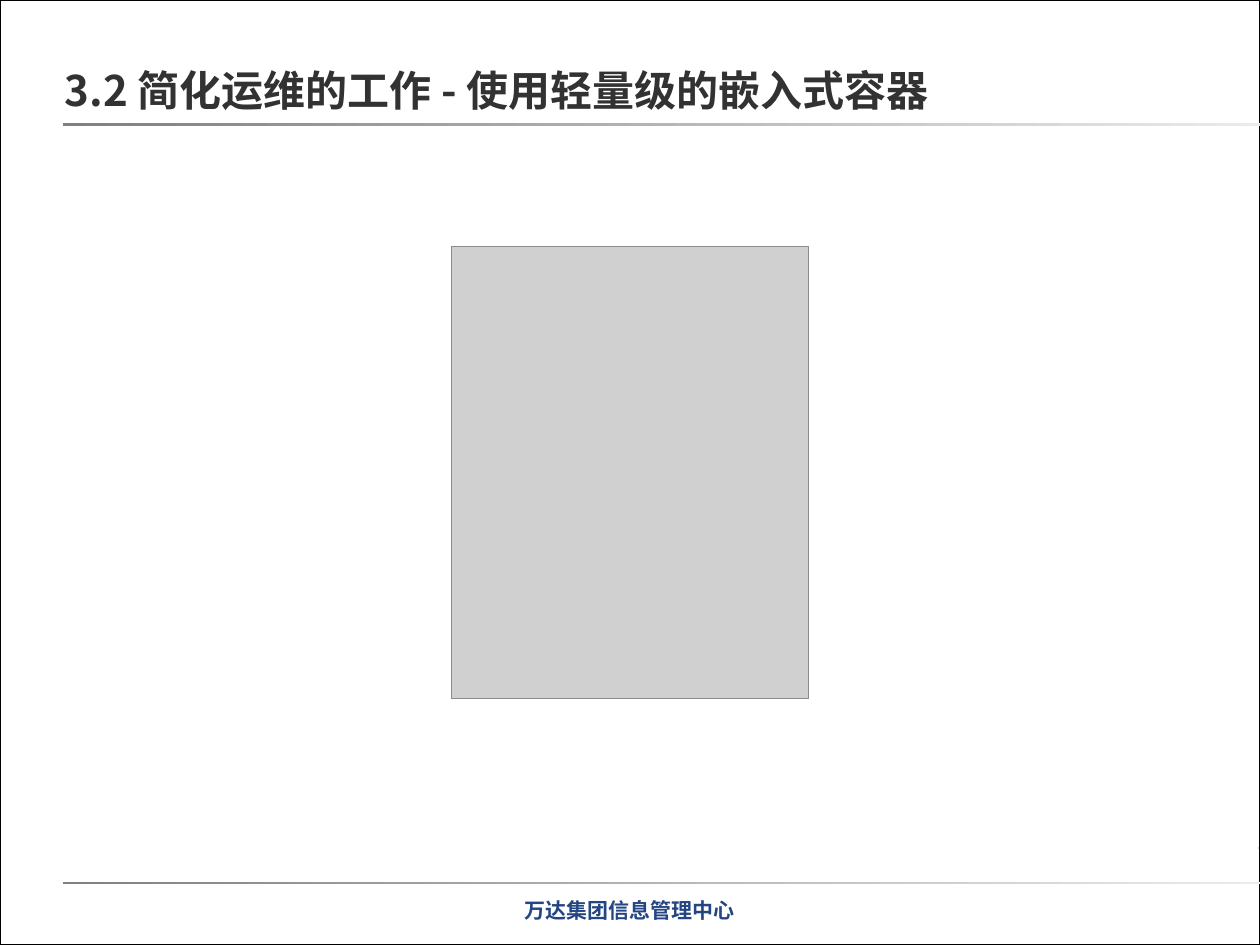
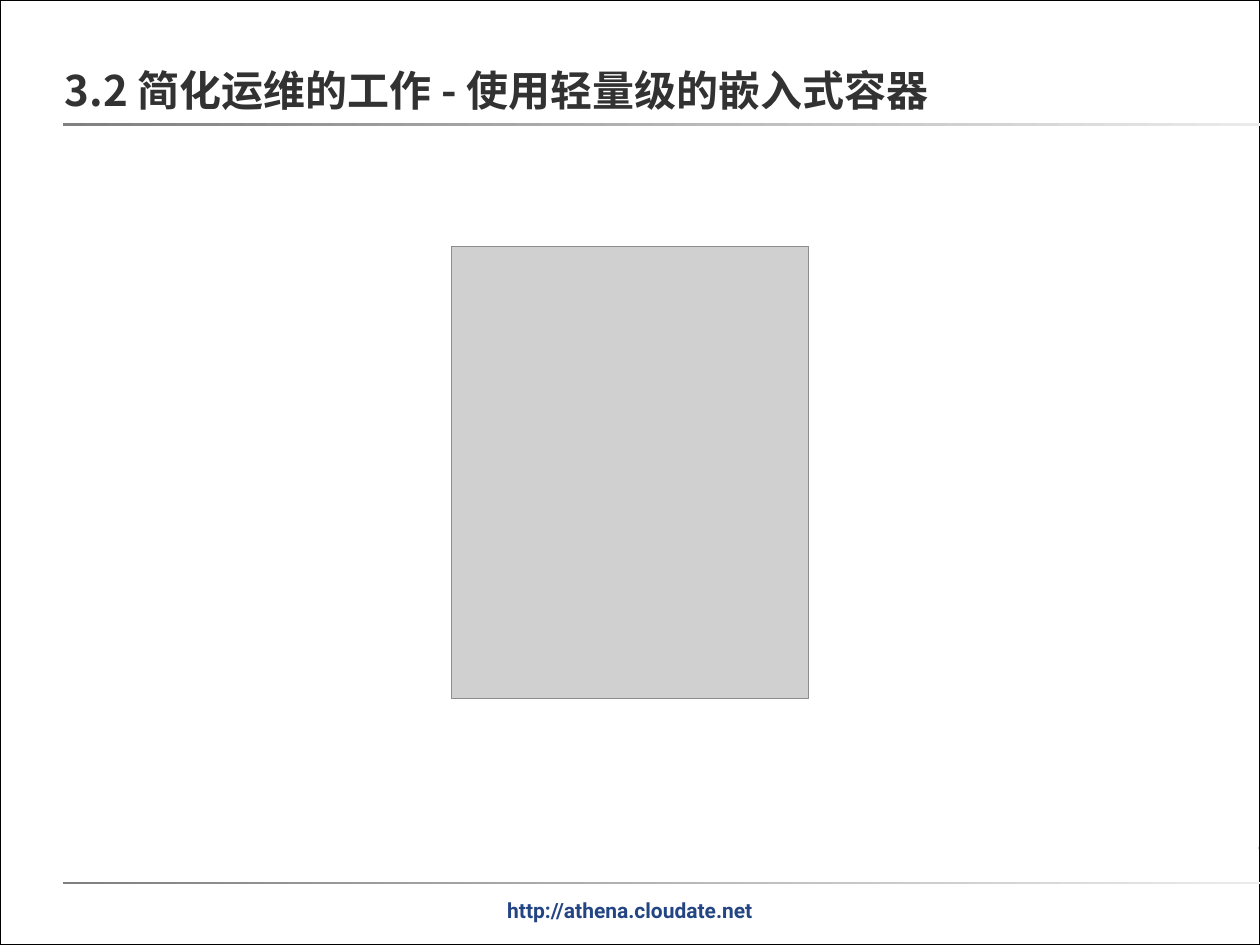
Before and after one commit to sayi21cn/athena-rest, a slide deck: slide 19 of athena-doc/Restful服务框架(Athena) - 介绍 - 李艳鹏.pptx. Drawn at 1260x945 pixels with LibreOffice and Linux fonts; fonts in the diff are those of the drawing; grey boxes stand for pictures; background and template pictures are left out. Boxes give left, top, right and bottom in pixels: in the first picture for what was removed or moved away, otherwise in the second. Text is boxed around its words. In the diff, an @@ line names an element or a change of style, - is before the commit and + after.

```diff
--- a/athena-doc/Restful服务框架(Athena) - 介绍 - 李艳鹏.pptx
+++ b/athena-doc/Restful服务框架(Athena) - 介绍 - 李艳鹏.pptx
@@ text at (x1=507, y1=902, x2=752, y2=923): text changed @@
-万达集团信息管理中心
+http://athena.cloudate.net
```
Also in this commit, not shown: 21 other slides changed, 1 slide added, 1 slide removed, 6 other files.
